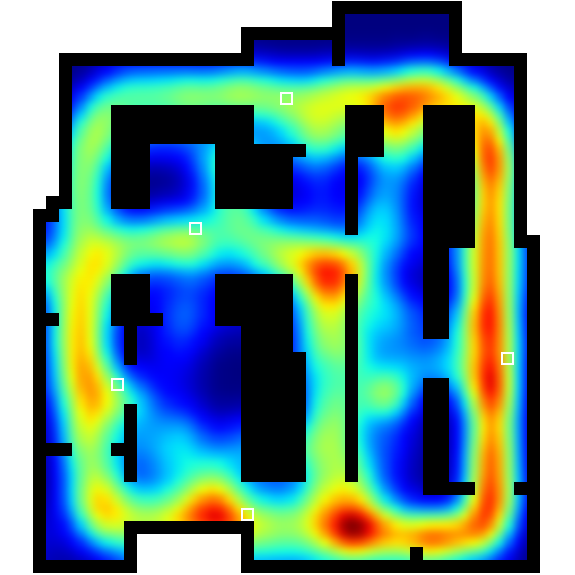
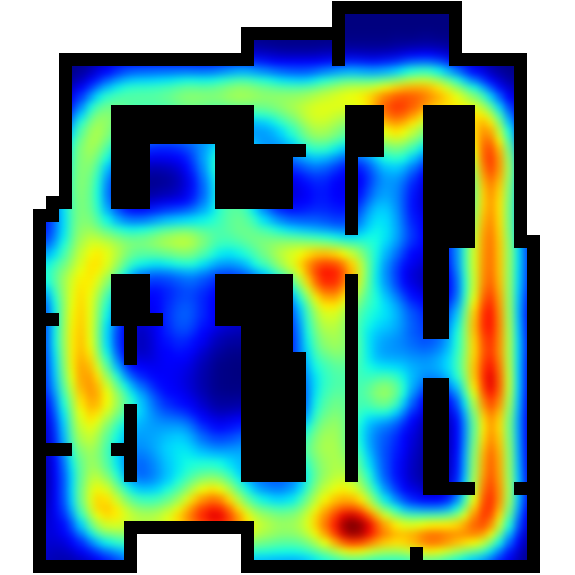
Layers edited between the first and the second (575, 575) image:
painted on "corridors_uniform.png" over left=111, top=92, right=514, bottom=521
